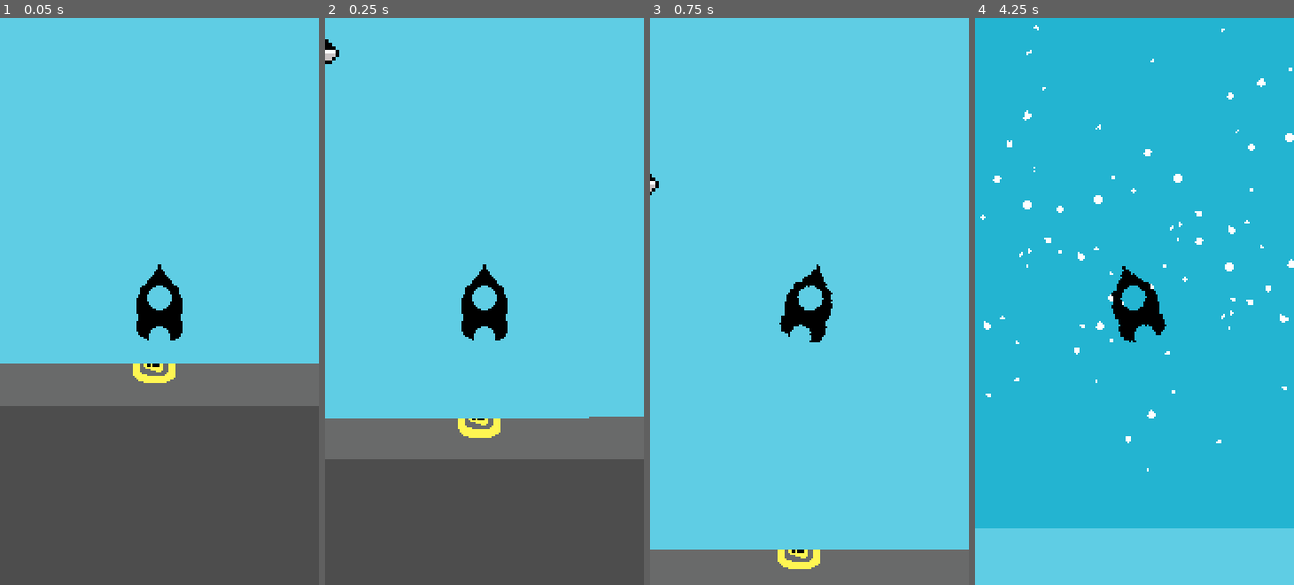
Above: before the commit, frames 1-4 (left to right).
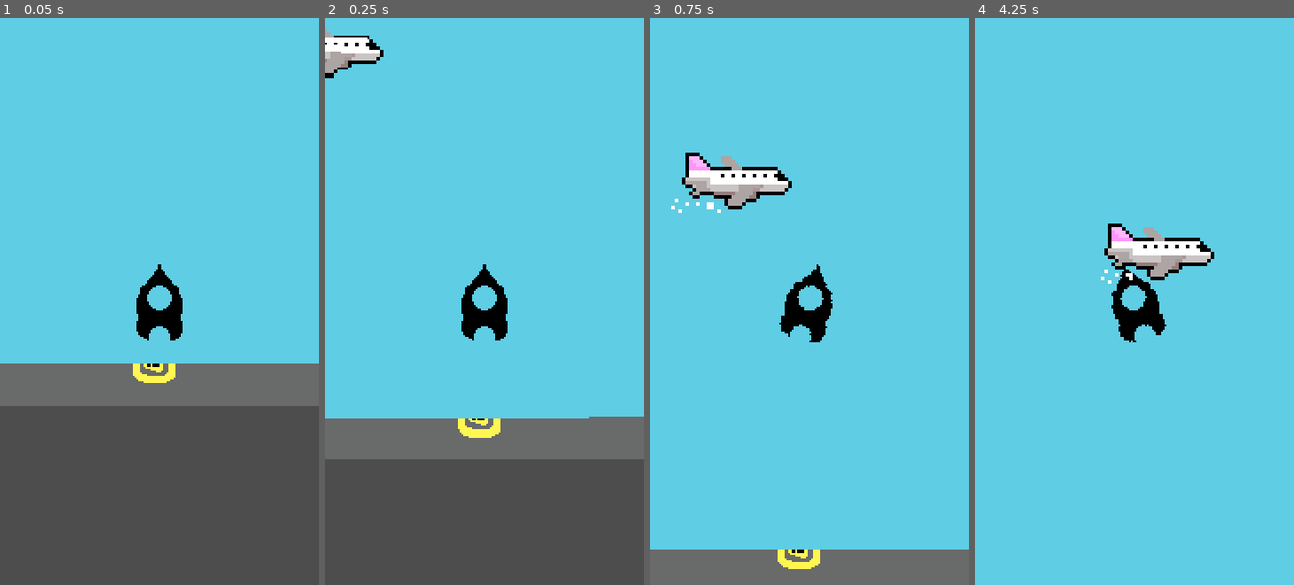
Above: after the commit, the same moments.

Repository: Alowna/AtmosQuest
Game: Godot game, scene res://scenes/game.tscn
Two runs of this game, one before a commit and one after it. Both use one fixed random seed, a clock stepped at 60 frames per second and the inputs below.
Inputs (mouse positions are in pixels of both pictures, inside the frame that each line leads up to):
- Up to frame 1 (0.05 s): no input
- Up to frame 2 (0.25 s): no input
- Up to frame 3 (0.75 s): drag from (809, 301) to (841, 176) at 0.52 s
- Up to frame 4 (4.25 s): drag from (1070, 329) to (1118, 414) at 1.27 s; move the mouse to (1166, 176) at 2.02 s; click (1166, 176) at 2.17 s; drag from (1118, 414) to (1038, 216) at 2.77 s; move the mouse to (1230, 386) at 3.52 s; click (1230, 386) at 3.67 s

Frame 1 is identical in both runs. In frame 2, 0.9% of the frame differs, in the area x 0-19%, y 1-11%; in frame 3, 2.2%; in frame 4, 89%, in the area x 0-100%, y 0-90%.
Error before the commit: Parse Error: Too many arguments for "move_obstacle()" call. Expected at most 1 but received 2. (res://scripts/obstacle/troposphere/plane.gd:11)

Commit message:
refactor: movement responsabilities transfered to Obstacle class

Diff:
--- a/scripts/obstacle/troposphere/plane.gd
+++ b/scripts/obstacle/troposphere/plane.gd
@@ -1,11 +1,5 @@
 extends Obstacle
 
-
-#Plane physics
-func _physics_process(delta):
-	var direction = Vector2.RIGHT
-	# Movement direction of the plane.
-	var speed := 70.0
-	# Movement speed of the plane.
-
-	move_obstacle(direction, speed)
+func _ready():
+	z_index = 2
+	speed = 100.0
